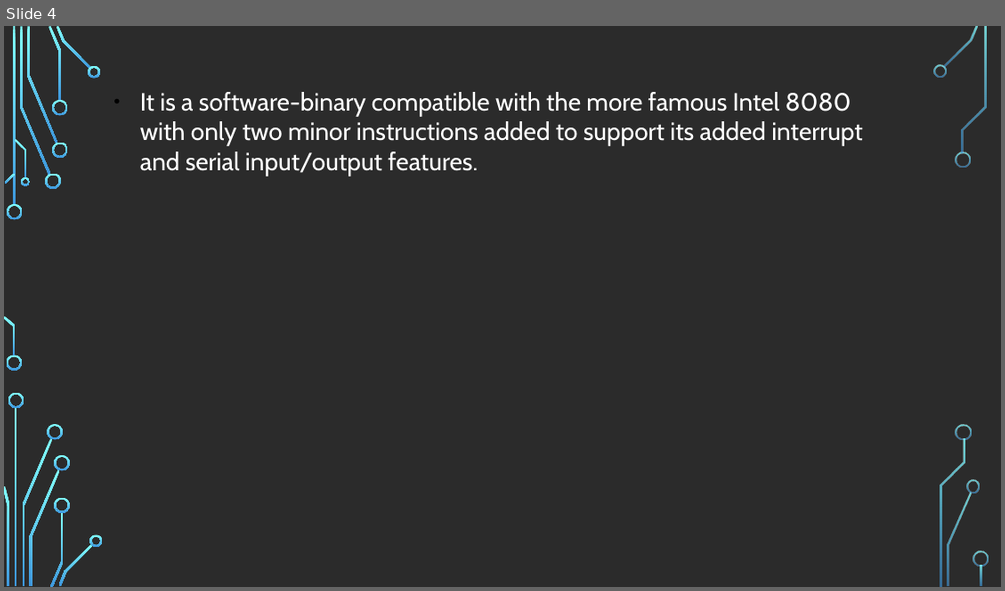
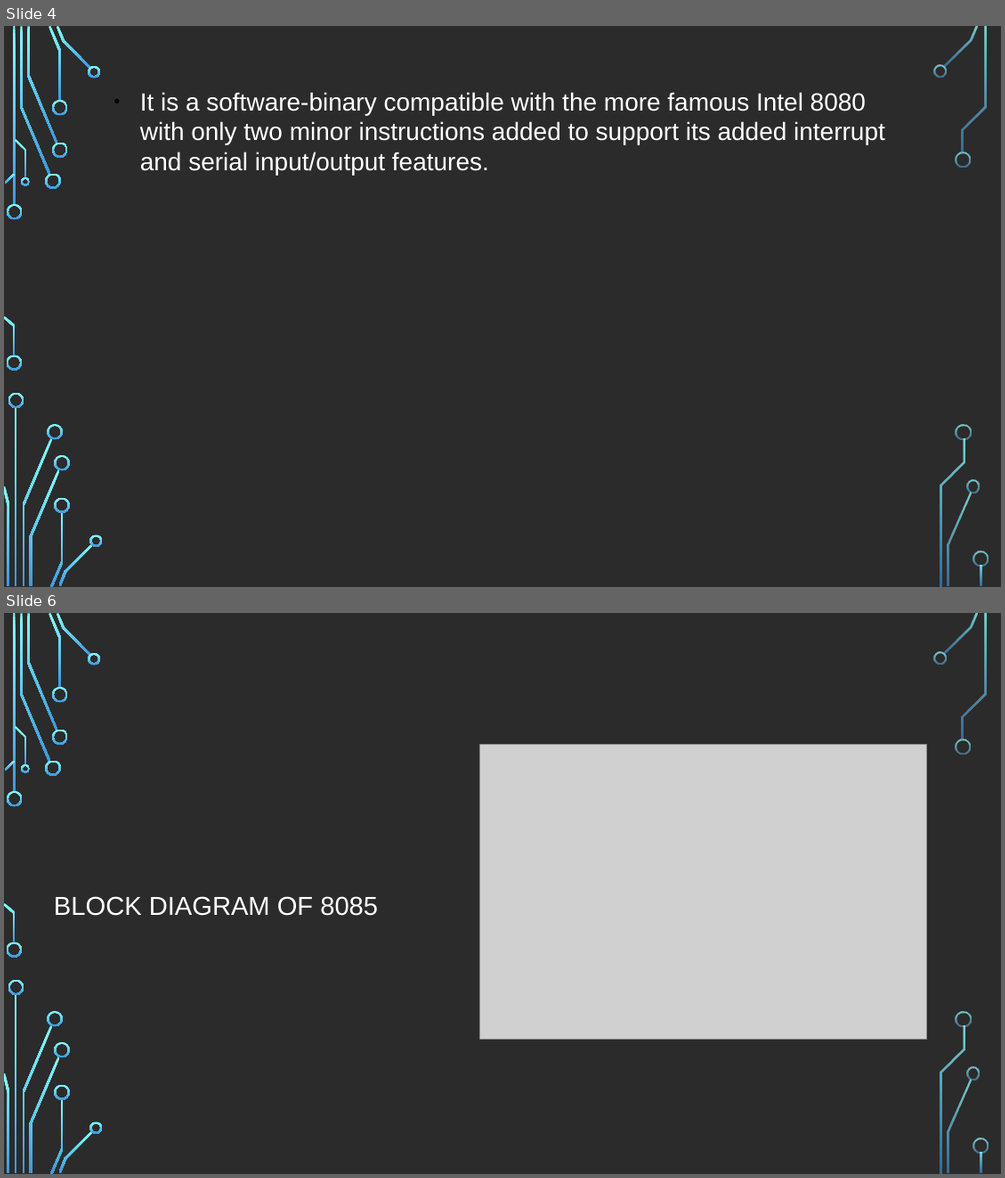
Before and after one commit to mhannan-dev/laravel_ecommerce, a slide deck: 8085 Microprocessor.pptx. Shown one above the other, each under a label of ours: slide 4 before the commit, slides 4 and 6 after it; the slides between them are not shown. The pictures are 1005x591 and 1005x1178 pixels, drawn with LibreOffice and Linux fonts; fonts in the diff are those of the drawing; grey boxes stand for pictures; background and template pictures are left out; a plain dark background stands for a picture behind light text. Boxes give left, top, right and bottom in pixels: in the first picture for what was removed or moved away, otherwise in the second. Text is boxed around its words. In the diff, an @@ line names an element or a change of style, - is before the commit and + after.

```diff
--- a/8085 Microprocessor.pptx
+++ b/8085 Microprocessor.pptx
@@ slide 6 added at (4,613,1001,1174), background picture (left out); not listed: 36 template elements that a slide beside it also shows @@
@@ picture added at (480,744,928,1038) @@
@@ subtitle added at (54,896,378,916), 25 pt, text #FFFFFF @@
+BLOCK DIAGRAM OF 8085
@@ slide 4 changed as well @@
@@ text "It is a software-binary compatible ..." at (140,92,885,175): font Cabin to Arial @@
```
Also in this commit, not shown: 20 other slides changed, 1 other slide added, 2 other files.
